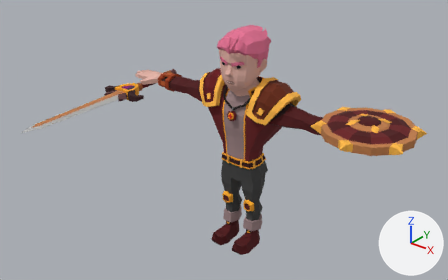
Renders of the FBX model Dev Updates/Client/SourceCode/BattleArenaClient/BattleArenaClient/Models/Polygonal Fantasy Pack/Knight/Male Knight 01.fbx from each side of a commit.
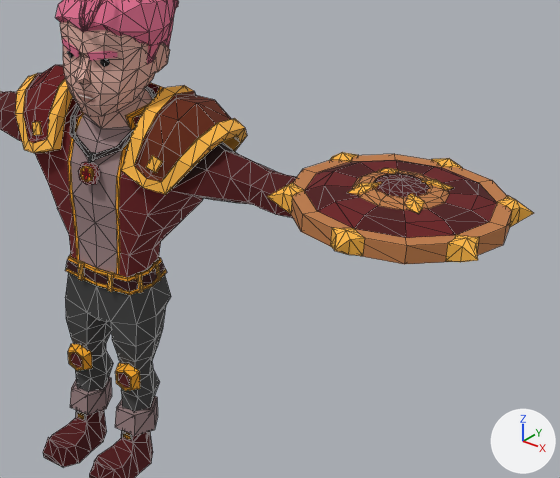
Old and new are each drawn whole from a camera (50 mm lens) standing at (0.0263, -0.0354, 0.0304) and looking at (0.0008, -0.0034, 0.0106) and again close up on the part from 43% to 98% of the width and 14% to 89% of the height. The lights are fixed; the arrows at lower right show +X, +Y and +Z. The close-ups show mesh edges as thin lines. Where no turn or scale is listed for an object, it has been applied to the vertices.

The first close-up shows '01 Head 01', '02 Torso 16', '03 Bottom 02', '04 Feet 04', '06 Belt 05', 'Hair Male 09 Red', 'Necklace 08 Red Gold', 'Pauldron 01 Brown Gold', 'Pauldron 01 Red Gold', 'Poleyn 01 Red Gold', 'Shield 02 Red Gold'.
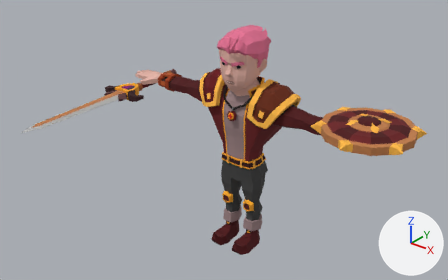
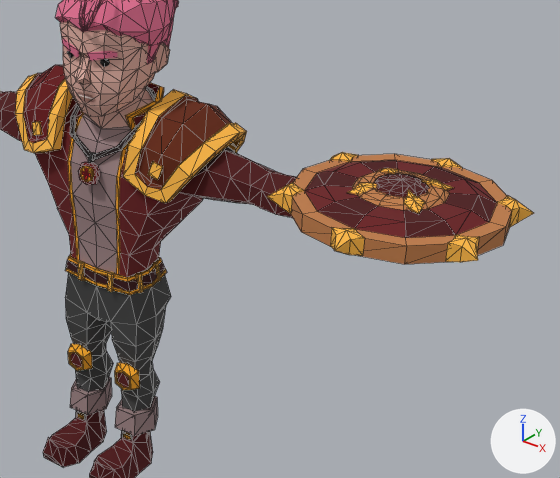
ob_l_shoulder is not drawn itself; it is the parent of ob_pauldron_01_brown_gold.
ob_l_hand is not drawn itself; it is the parent of ob_shield_02_red_gold.
ob_l_knee is not drawn itself; it is the parent of ob_poleyn_01_red_gold.

What the commit changed:
Object '+ L Knee' (ob_l_knee) moves from (0.0, 0.0, 0.0) to (0.00213, 0.0, 0.0).
Object '+ L Knee' (ob_l_knee) turns from (-90, 0, -0) to (90, 0, -0) degrees about x, y and z.
Object '+ L Knee' (ob_l_knee) is rescaled from (-0.01, -0.01, -0.01) to (0.01, 0.01, 0.01).
Object '+ L Hand' (ob_l_hand) turns from (-90, 0, 0) to (90, 0, 0) degrees about x, y and z.
Object '+ L Hand' (ob_l_hand) is rescaled from (-0.01, -0.01, -0.01) to (0.01, 0.01, 0.01).
Object 'Pauldron 01 Brown Gold' (ob_pauldron_01_brown_gold) moves from (0.0, 0.0, 0.0) to (0.012, -0.02, 0.039).
Object '+ L Shoulder' (ob_l_shoulder) moves from (0.0, 0.0, 0.0) to (0.000163, 0.000693, 0.0).
Object '+ L Shoulder' (ob_l_shoulder) turns from (-90, 0, 0) to (90, 0, -177) degrees about x, y and z.
Object '+ L Shoulder' (ob_l_shoulder) is rescaled from (-0.01, -0.01, -0.01) to (0.01, 0.01, 0.01).

Changed parts and their boxes (x1, y1, x2, y2) in the close-ups (560 x 478 px):
'Shield 02 Red Gold', turned, rescaled: (267, 152, 534, 264) in both
'Pauldron 01 Brown Gold', moved, turned, rescaled: before (122, 85, 247, 194); after (123, 89, 247, 203)
'Poleyn 01 Red Gold', moved, turned, rescaled: before (116, 363, 140, 390); after (115, 363, 139, 390)
